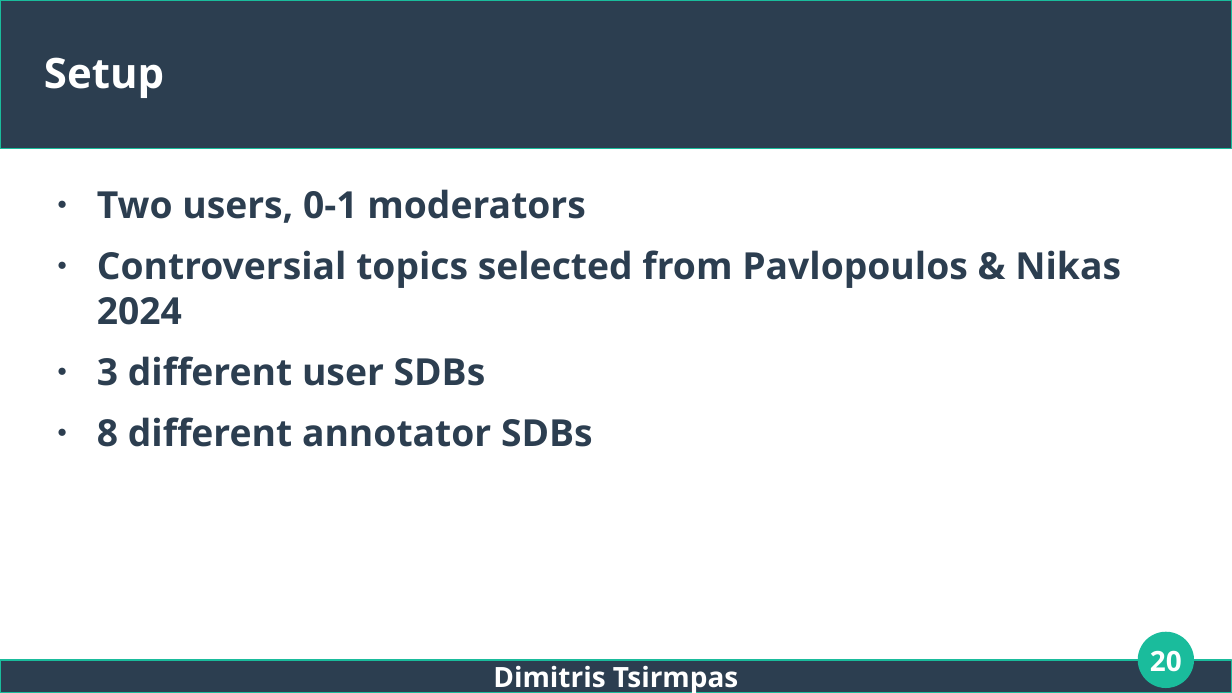
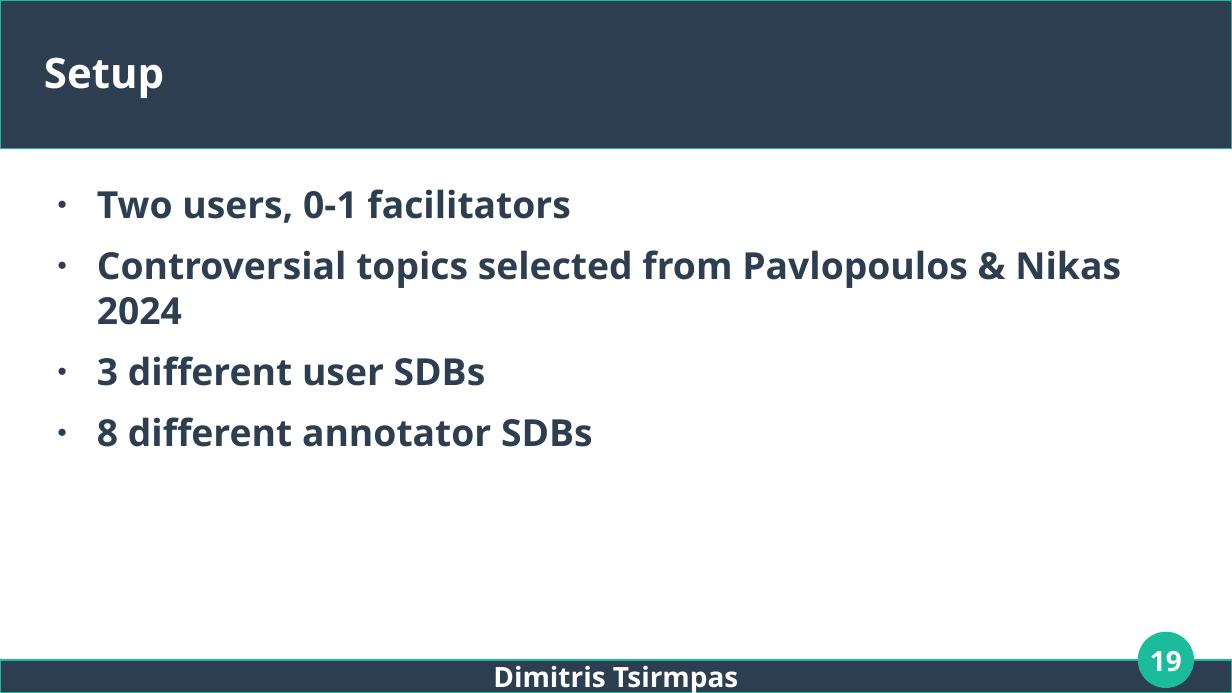
Before and after one commit to dimits-ts/llm_moderation_research, a slide deck: slide 19 of presentations/thesis.odp (slide 20 before the commit). Drawn at 1232x693 pixels with LibreOffice and Linux fonts; fonts in the diff are those of the drawing. Boxes give left, top, right and bottom in pixels: in the first picture for what was removed or moved away, otherwise in the second. Text is boxed around its words. In the diff, an @@ line names an element or a change of style, - is before the commit and + after.

```diff
--- a/presentations/thesis.odp
+++ b/presentations/thesis.odp
@@ text at (97,189,571,223): text changed @@
-● Two users, 0-1 moderators
+● Two users, 0-1 facilitators
@@ page number at (1150,651,1182,672): text changed @@
-20
+19
```
Also in this commit, not shown: 17 other slides changed, 2 slides added, 1 slide removed.
